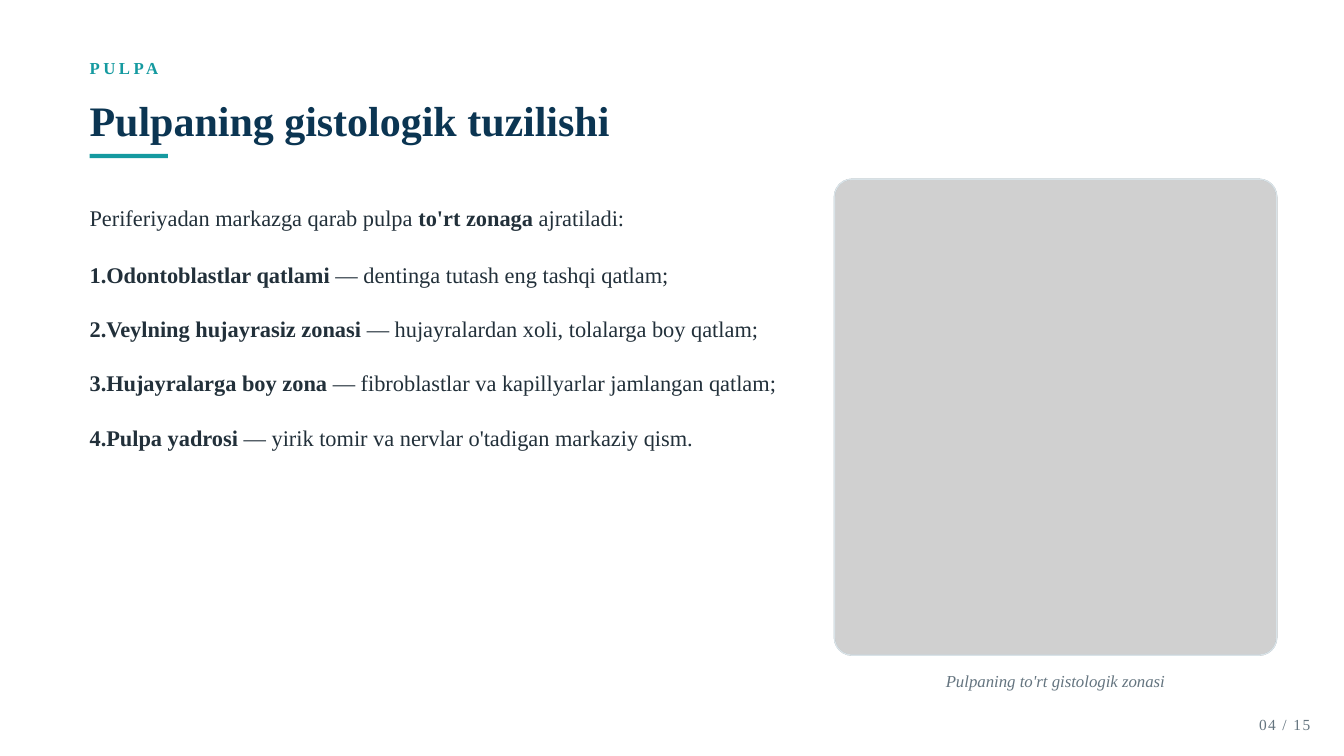
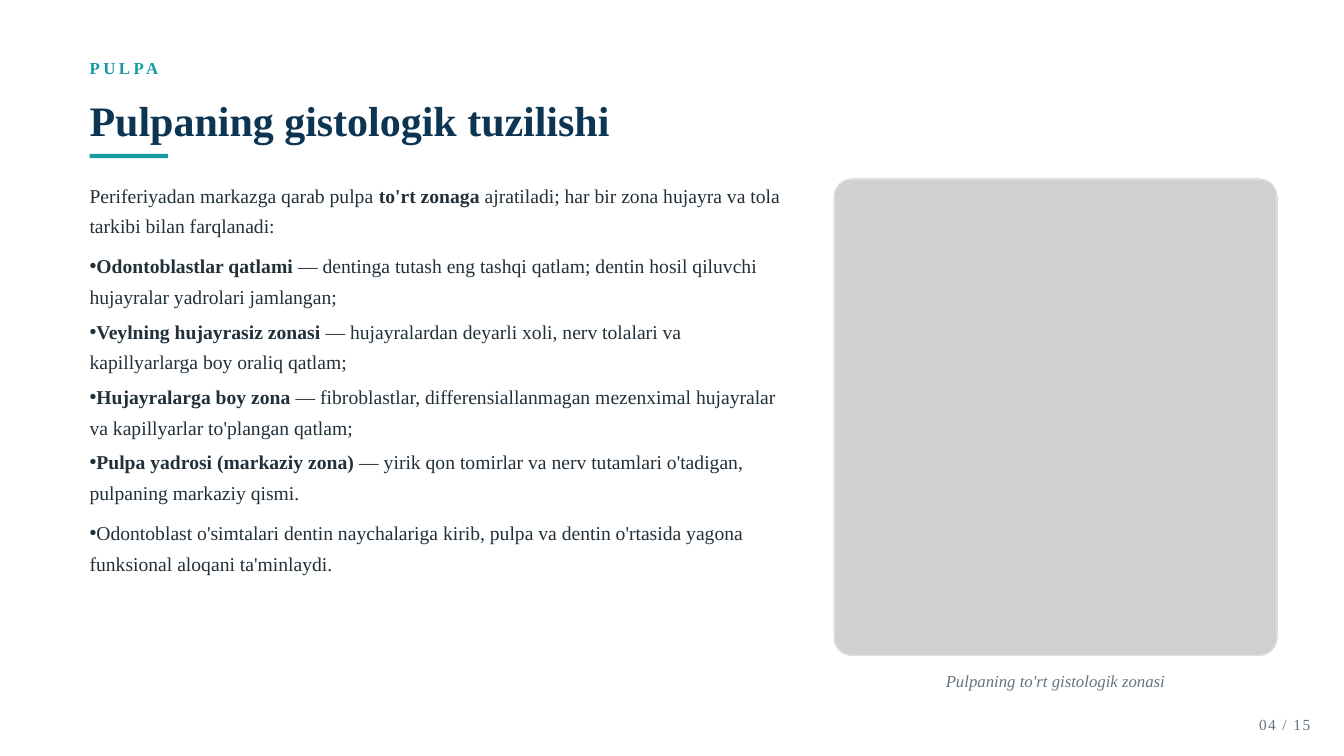
Before and after one commit to dasturland/taqdimot, a slide deck: slide 4 of Tish_tuzilishi.pptx. Drawn at 1344x756 pixels with LibreOffice and Linux fonts; fonts in the diff are those of the drawing; grey boxes stand for pictures. Boxes give left, top, right and bottom in pixels: in the first picture for what was removed or moved away, otherwise in the second. Text is boxed around its words. In the diff, an @@ line names an element or a change of style, - is before the commit and + after.

Commit message:
Taqdimot mazmunini boyitish: pulpa va periodont slaydlariga chuqur ma'lumot qo'shildi

```diff
--- a/Tish_tuzilishi.pptx
+++ b/Tish_tuzilishi.pptx
@@ text at (x1=90, y1=189, x2=779, y2=576): text changed; size 16 to 14 pt @@
-Periferiyadan markazga qarab pulpa to'rt zonaga ajratiladi:
-1. Odontoblastlar qatlami — dentinga tutash eng tashqi qatlam;
-2. Veylning hujayrasiz zonasi — hujayralardan xoli, tolalarga boy qatlam;
-3. Hujayralarga boy zona — fibroblastlar va kapillyarlar jamlangan qatlam;
-4. Pulpa yadrosi — yirik tomir va nervlar o'tadigan markaziy qism.
+Periferiyadan markazga qarab pulpa to'rt zonaga ajratiladi; har bir zona hujayra va tola tarkibi bilan farqlanadi:
+• Odontoblastlar qatlami — dentinga tutash eng tashqi qatlam; dentin hosil qiluvchi hujayralar yadrolari jamlangan;
+• Veylning hujayrasiz zonasi — hujayralardan deyarli xoli, nerv tolalari va kapillyarlarga boy oraliq qatlam;
+• Hujayralarga boy zona — fibroblastlar, differensiallanmagan mezenximal hujayralar va kapillyarlar to'plangan qatlam;
+• Pulpa yadrosi (markaziy zona) — yirik qon tomirlar va nerv tutamlari o'tadigan, pulpaning markaziy qismi.
+• Odontoblast o'simtalari dentin naychalariga kirib, pulpa va dentin o'rtasida yagona funksional aloqani ta'minlaydi.
```
Also in this commit, not shown: 13 other slides changed.
